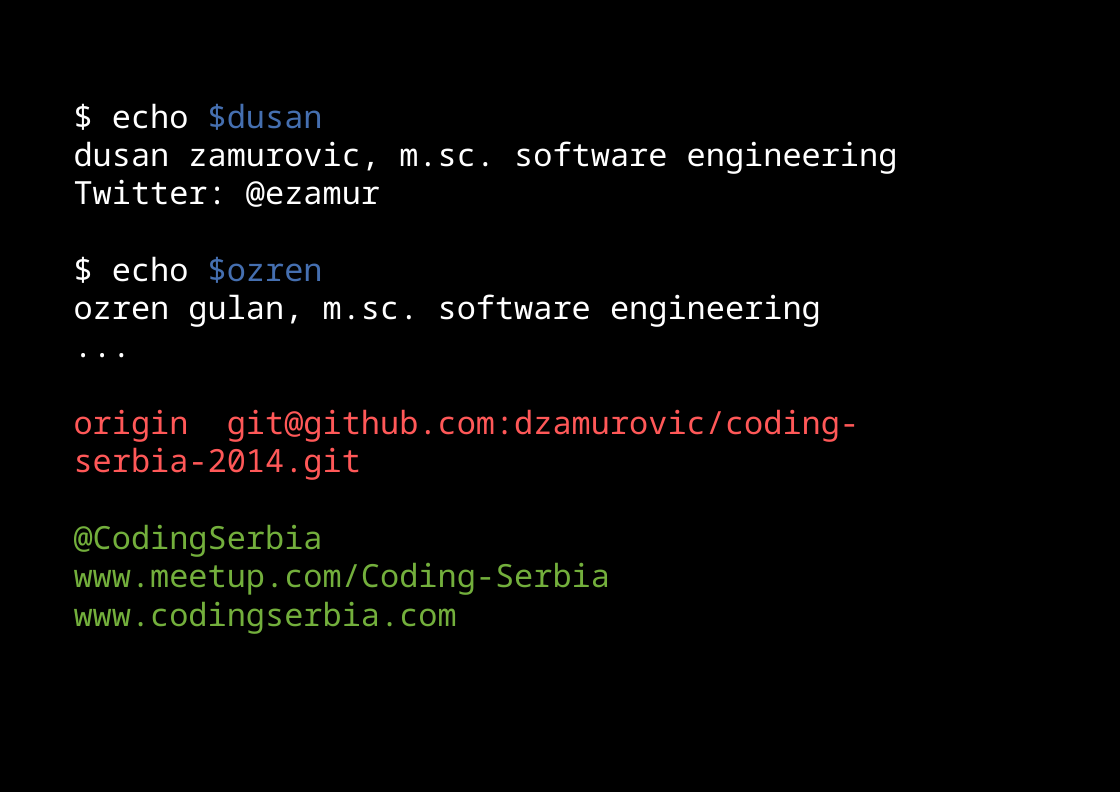
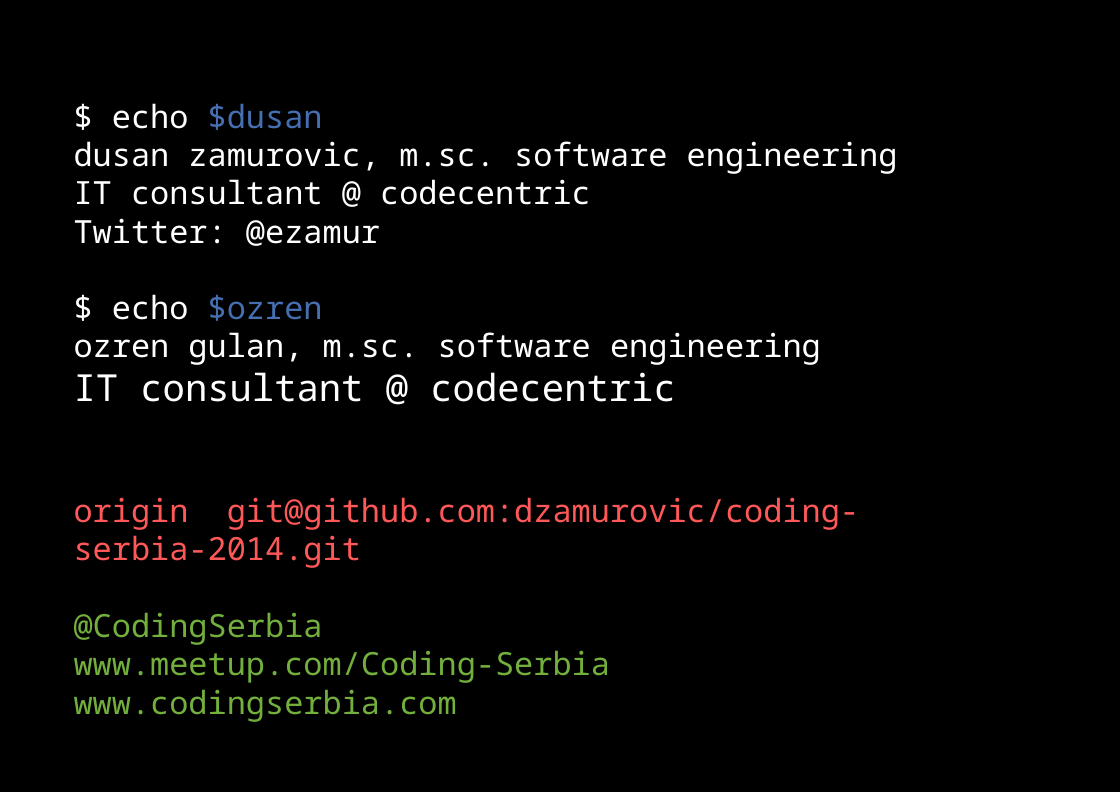
Before and after one commit to dzamurovic/coding-serbia-2014, a slide deck: slide 50 of coding-serbia.pptx. Drawn at 1120x792 pixels with LibreOffice and Linux fonts; fonts in the diff are those of the drawing. Boxes give left, top, right and bottom in pixels: in the first picture for what was removed or moved away, otherwise in the second. Text is boxed around its words. In the diff, an @@ line names an element or a change of style, - is before the commit and + after.

```diff
--- a/coding-serbia.pptx
+++ b/coding-serbia.pptx
@@ rectangle "$ echo $dusan": place and size @@
-rectangle "$ echo $dusan" at bbox=[55, 87, 1073, 609]
+rectangle "$ echo $dusan" at bbox=[55, 87, 1073, 698]
@@ text in rectangle at bbox=[74, 179, 591, 205]: paragraph added @@
+IT consultant @ codecentric
@@ text in rectangle at bbox=[74, 372, 675, 402]: text changed; size 24 to 28 pt @@
-...
+IT consultant @ codecentric
```
Also in this commit, not shown: 4 other slides changed.
